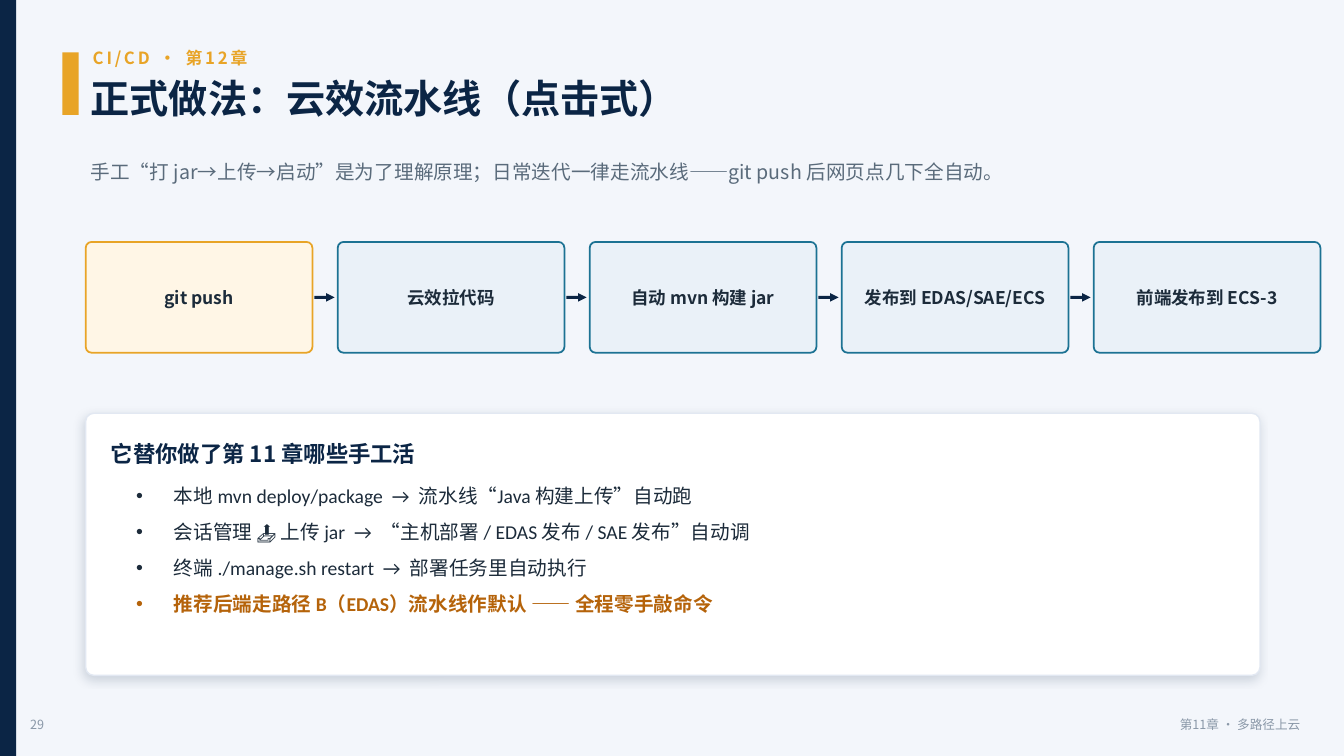
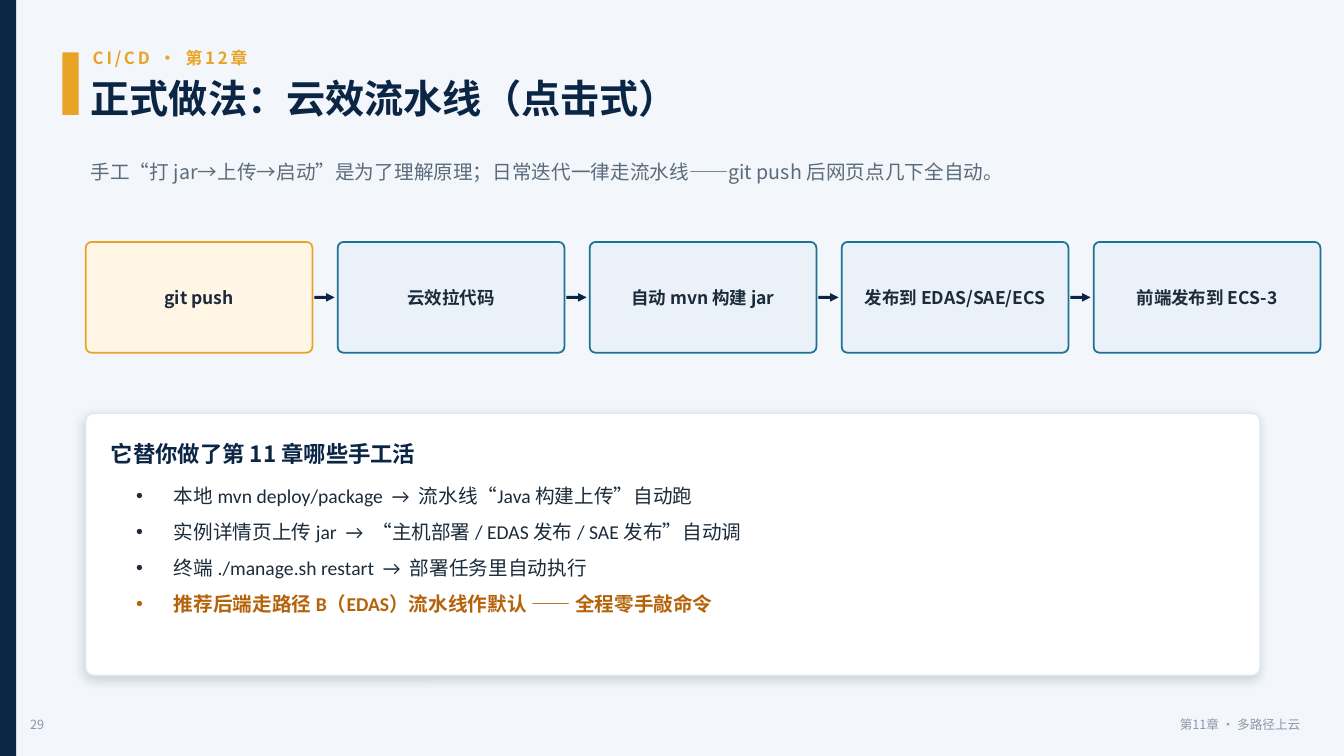
Before and after one commit to coffeeliuwei/cloudnativeapp, a slide deck: slide 30 of deck/第11章-上云部署-课件.pptx. Drawn at 1344x756 pixels with LibreOffice and Linux fonts; fonts in the diff are those of the drawing. Boxes give left, top, right and bottom in pixels: in the first picture for what was removed or moved away, otherwise in the second. Text is boxed around its words. In the diff, an @@ line names an element or a change of style, - is before the commit and + after.

```diff
--- a/deck/第11章-上云部署-课件.pptx
+++ b/deck/第11章-上云部署-课件.pptx
@@ text at (x1=174, y1=522, x2=741, y2=543): text changed @@
-• 会话管理 📤 上传 jar → “主机部署 / EDAS 发布 / SAE 发布”自动调
+• 实例详情页上传 jar → “主机部署 / EDAS 发布 / SAE 发布”自动调
```
Also in this commit, not shown: 16 other slides changed, 3 other files.
